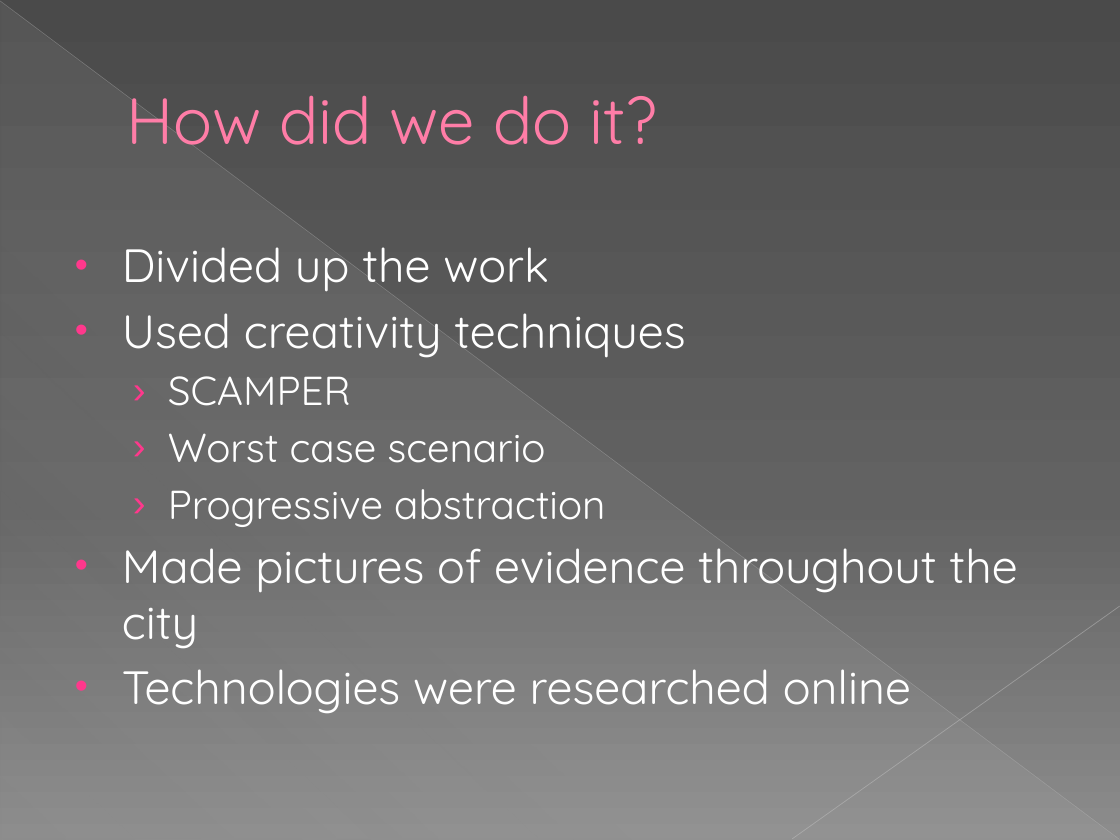
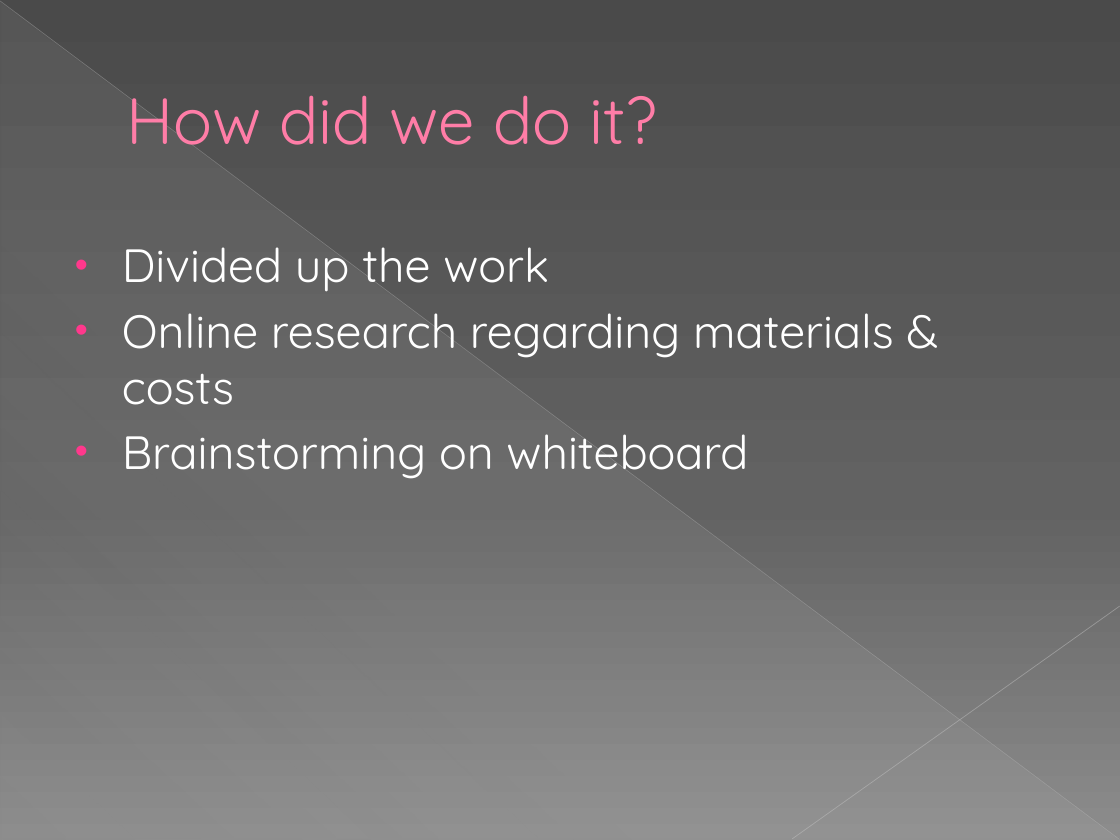
Before and after one commit to rickvanosch/InternetOfTrash, a slide deck: slide 3 of presentations/progress_log.pptx. Drawn at 1120x840 pixels with LibreOffice and Linux fonts; fonts in the diff are those of the drawing. Boxes give left, top, right and bottom in pixels: in the first picture for what was removed or moved away, otherwise in the second. Text is boxed around its words. In the diff, an @@ line names an element or a change of style, - is before the commit and + after.

```diff
--- a/presentations/progress_log.pptx
+++ b/presentations/progress_log.pptx
@@ text at bbox=[122, 313, 894, 479]: text changed @@
-• Used creativity techniques
-  › SCAMPER
-  › Worst case scenario
-  › Progressive abstraction
-• Made pictures of evidence throughout the city
-• Technologies were researched online
+• Online research regarding materials & costs
+• Brainstorming on whiteboard
```
Also in this commit, not shown: 4 other slides changed, 2 slides added, 5 slides removed.
